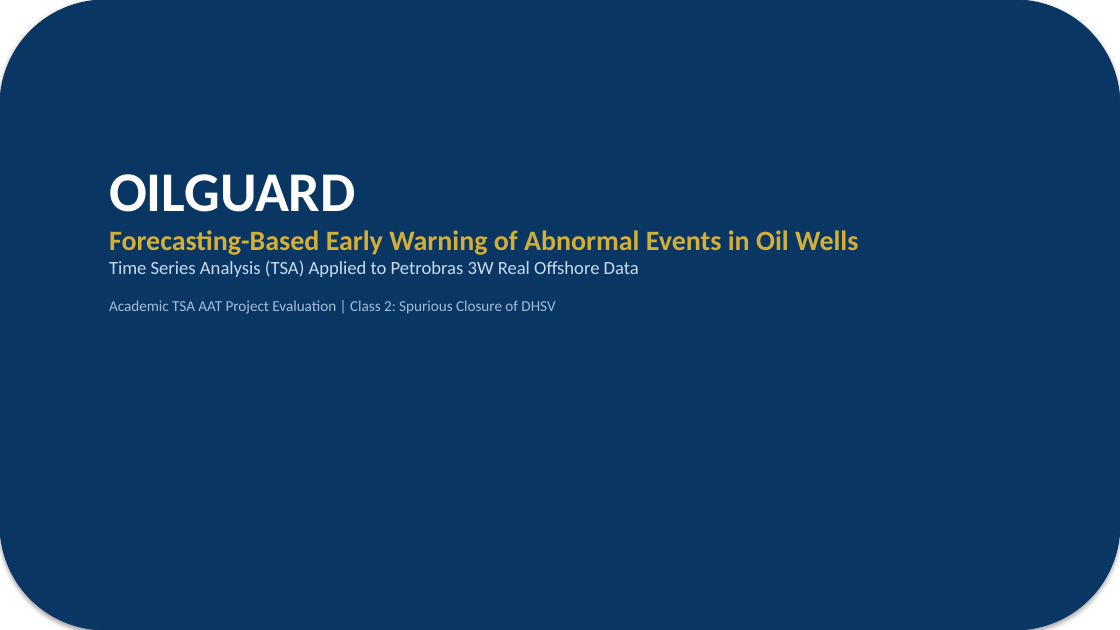
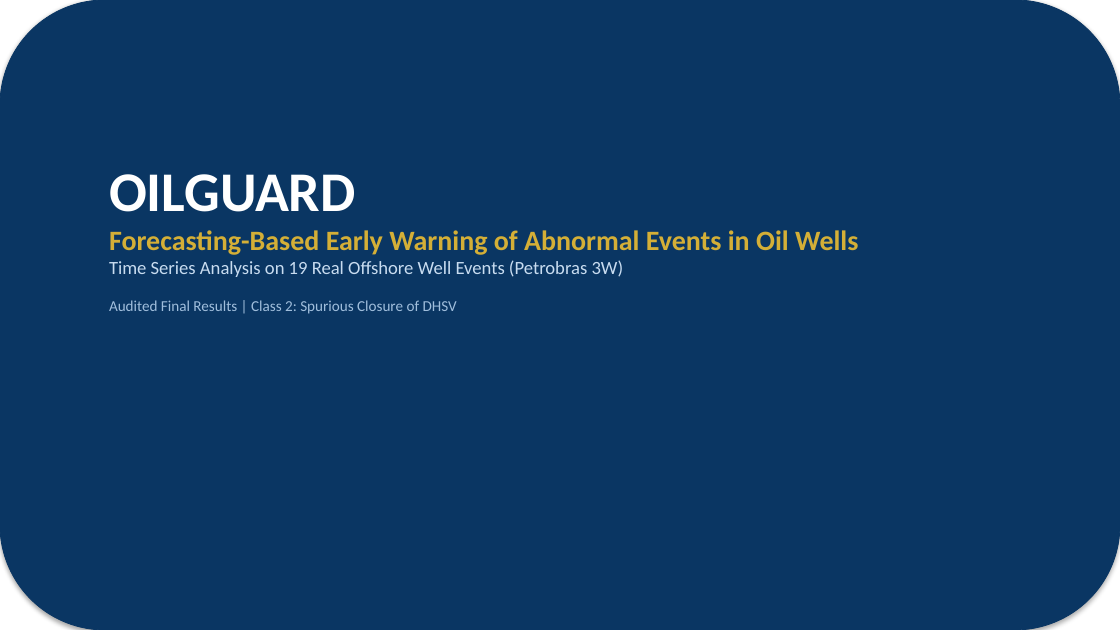
Before and after one commit to Ravva-78/tsa-oilguard, a slide deck: slide 1 of report/OILGUARD_Presentation.pptx. Drawn at 1120x630 pixels with LibreOffice and Linux fonts; fonts in the diff are those of the drawing. Boxes give left, top, right and bottom in pixels: in the first picture for what was removed or moved away, otherwise in the second. Text is boxed around its words. In the diff, an @@ line names an element or a change of style, - is before the commit and + after.

Commit message:
Audit and reconcile final OILGUARD results: resolve 19-event cohort, audit early-warning evaluation rules, add LOEO-CV, and verify Pareto frontier

```diff
--- a/report/OILGUARD_Presentation.pptx
+++ b/report/OILGUARD_Presentation.pptx
@@ text at (109,260,624,314): text changed; size 13 to 16 pt; text colour #A0BEDC to #C8DCF0 @@
-Time Series Analysis (TSA) Applied to Petrobras 3W Real Offshore Data
-Academic TSA AAT Project Evaluation | Class 2: Spurious Closure of DHSV
+Time Series Analysis on 19 Real Offshore Well Events (Petrobras 3W)
+Audited Final Results | Class 2: Spurious Closure of DHSV
```
Also in this commit, not shown: 7 other slides changed, 27 other files.
